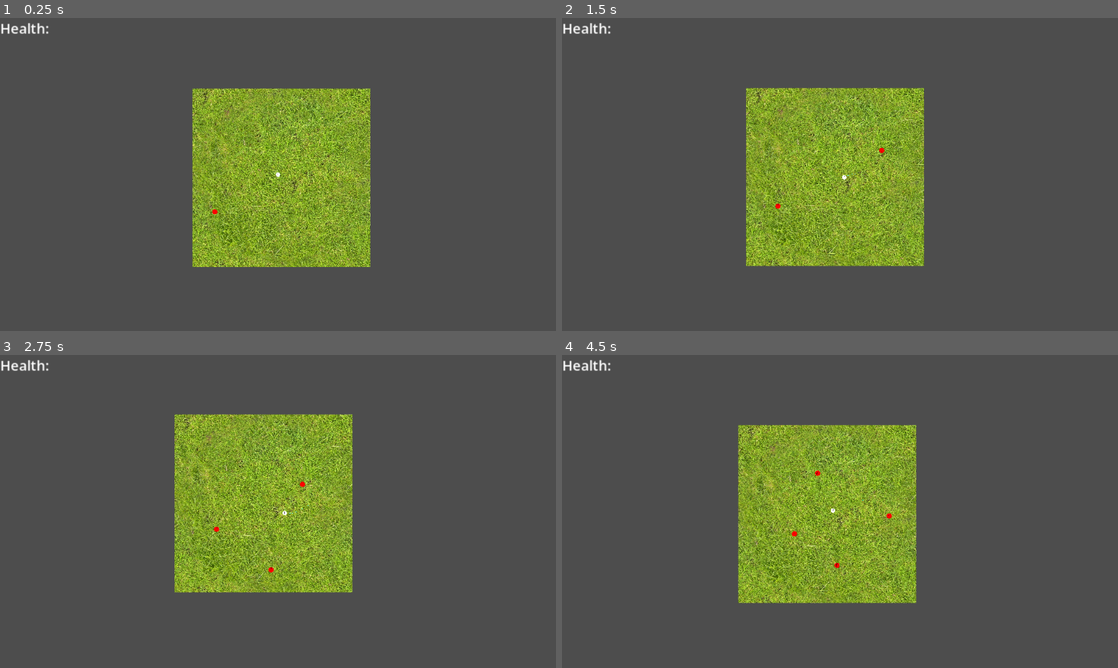
Above: before the commit, frames 1-4 (two rows, left to right).
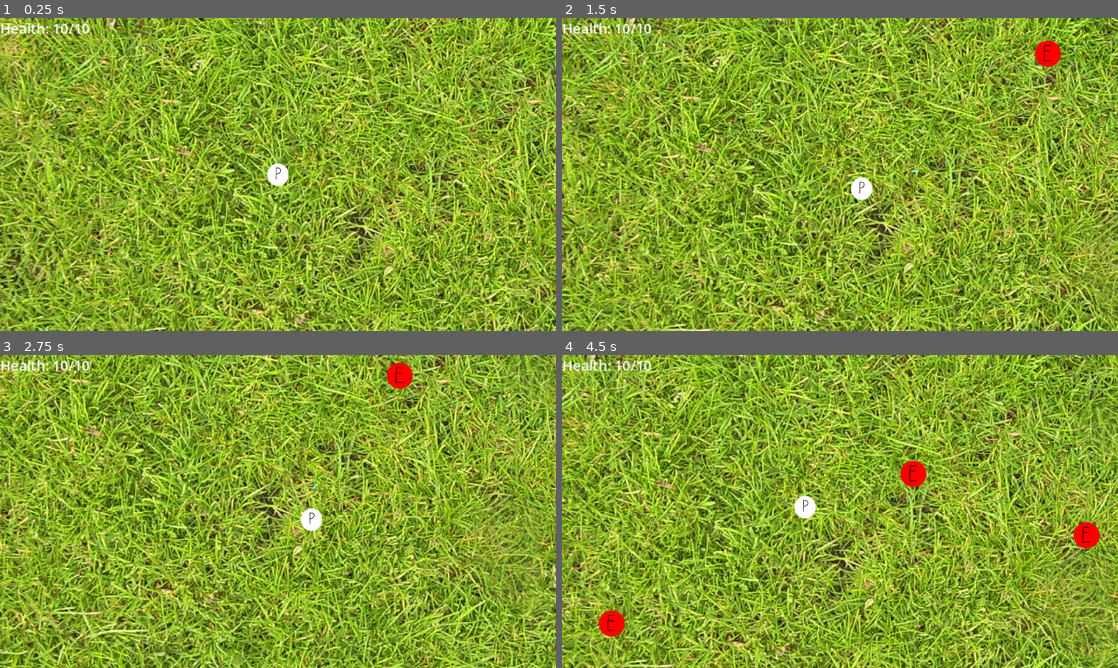
Above: after the commit, the same moments.

Repository: Josephisgr8/simple-survivors
Game: Godot game, scene res://Scenes/game.tscn
Two runs of this game, one before a commit and one after it. Both use one fixed random seed, a clock stepped at 60 frames per second and the inputs below.
Inputs:
- Up to frame 1 (0.25 s): no input
- Up to frame 2 (1.5 s): tap Enter at 0.5 s; hold D (Right) 0.53-1.28 s; hold S (Down) from 1.28 s (still down)
- Up to frame 3 (2.75 s): release S (Down) at 2.03 s; hold D (Right) from 2.03 s (still down)
- Up to frame 4 (4.5 s): release D (Right) at 2.78 s; hold W (Up) 2.78-3.53 s; hold A (Left) from 3.53 s (still down)

The runs differ from the first frame. In frame 1, 95% of the frame differs, in the area x 0-100%, y 0-100%; in frame 2, 95%; in frame 3, 95%; in frame 4, 95%.

Commit message:
Refactored. Introduced a custom Resource file.  Fixed enemy not damaging bug.  Update HUD top accuratley reflect current HP.
Refactored many areas in the code. This includes updating all managers with the player's global position every frame. This was chosen as it is much cleaner than constantly signaling for the player's position, cluttering the node scripts.
Created custom Resource file to share player stats with the manager nodes that need access to it.
Enemies stopped emitting damage signal because they were checking for Area2Ds instead of PhysicsBodies overlapping.
HUD now accurately shows player HP and is updated in real-time, based off the PlayerStats Resource file. This was accomplished by making use of the built in 'set()' methods in the Resource file, which are called automatically every time a variable is updated from outside the file.

Diff:
--- a/Scenes/game.tscn
+++ b/Scenes/game.tscn
@@ -5,6 +5,7 @@
 [ext_resource type="PackedScene" uid="uid://2cd1f5lrg5ur" path="res://Scenes/in_game_ui.tscn" id="2_i6g32"]
 [ext_resource type="PackedScene" uid="uid://6kuajfiixot1" path="res://Scenes/player.tscn" id="2_qxrlw"]
 [ext_resource type="Script" uid="uid://dhsuvly4iy8nt" path="res://Scripts/enemy_manager.gd" id="3_3dryh"]
+[ext_resource type="Resource" uid="uid://cb42kkchh5580" path="res://Scripts/Resources/player_stats_resource.tres" id="4_1l0tm"]
 [ext_resource type="Script" uid="uid://cs5oxhfleo38f" path="res://Scripts/xp_manager.gd" id="5_wowpa"]
 
 [sub_resource type="TileSetAtlasSource" id="TileSetAtlasSource_qxrlw"]
@@ -4122,22 +4123,25 @@
 unique_name_in_owner = true
 position = Vector2(984, 986)
 scale = Vector2(0.5, 0.5)
+playerStats = ExtResource("4_1l0tm")
 
 [node name="Camera2D" type="Camera2D" parent="Player" unique_id=1588687579]
 position = Vector2(0, 0.00012207031)
-zoom = Vector2(0.1, 0.1)
+zoom = Vector2(0.5, 0.5)
 position_smoothing_enabled = true
 position_smoothing_speed = 2.0
 
 [node name="Enemy Manager" type="Node" parent="." unique_id=1212716565]
 unique_name_in_owner = true
 script = ExtResource("3_3dryh")
+targetStats = ExtResource("4_1l0tm")
 
 [node name="EnemySpawnTimer" type="Timer" parent="Enemy Manager" unique_id=1529356088]
 one_shot = true
 
 [node name="XP Manager" type="Node" parent="." unique_id=1234328404]
 script = ExtResource("5_wowpa")
+collectorStats = ExtResource("4_1l0tm")
 
 [node name="XP Orb Combine Wait" type="Timer" parent="XP Manager" unique_id=946376504]
 autostart = true
@@ -4145,5 +4149,6 @@
 [node name="CanvasLayer" type="CanvasLayer" parent="." unique_id=1058480093]
 
 [node name="In_Game_UI" parent="CanvasLayer" unique_id=1934535780 instance=ExtResource("2_i6g32")]
+playerStats = ExtResource("4_1l0tm")
 
 [connection signal="timeout" from="XP Manager/XP Orb Combine Wait" to="XP Manager" method="_on_xp_orb_combine_wait_timeout"]
--- a/Scenes/player.tscn
+++ b/Scenes/player.tscn
@@ -20,7 +20,7 @@
 scale = Vector2(0.5001516, 0.5283069)
 texture = ExtResource("2_6t5aa")
 
-[node name="CollisionShape2D" type="CollisionShape2D" parent="." unique_id=147984277]
+[node name="PlayerCollision" type="CollisionShape2D" parent="." unique_id=147984277]
 position = Vector2(-0.62503004, 0.62501526)
 shape = SubResource("CapsuleShape2D_gn4dx")
 
--- a/Scripts/PlayerStates/player_state_moving_alive.gd
+++ b/Scripts/PlayerStates/player_state_moving_alive.gd
@@ -6,7 +6,7 @@
 	pass # Replace with function body.
 
 func update(delta):
-	player.global_position += direction * player.speed * player.speedMultiplier * delta
+	player.global_position += direction * player.getSpeed() * player.getSpeedMult() * delta
 
 func move(dir):
 	direction = dir
--- /dev/null
+++ b/Scripts/ResourceScripts/player_stats_resource.gd
@@ -0,0 +1,85 @@
+extends Resource
+class_name PlayerStatsResource
+
+#HUD signals
+signal CurrentHPUpdated
+signal MaxHPUpdated
+
+#player stats
+@export var speed := 200.0:
+	set(value):
+		speed = value
+
+@export var speedMultiplier := 1.0:
+	set(value):
+		speedMultiplier = value
+
+@export var maxHP := 10:
+	set(value):
+		maxHP = value
+		MaxHPUpdated.emit()
+
+@export var currHP := maxHP:
+	set(value):
+		currHP = value
+		CurrentHPUpdated.emit()
+		print("curr hp modified")
+
+@export var invincibilityDurationSecs := 1.0:
+	set(value):
+		invincibilityDurationSecs = value
+
+@export var currentXP: int = 0:
+	set(value):
+		currentXP = value
+
+@export var xpToLevel: int = 10:
+	set(value):
+		xpToLevel = value
+
+@export var xpPickupRange := 100.0:
+	set(value):
+		xpPickupRange = value
+
+@export var currPlayerLevel: int = 1:
+	set(value):
+		currPlayerLevel = value
+
+@export var antiSpawnRadius: float = 400:
+	set(value):
+		antiSpawnRadius = value
+
+
+
+#stat multipliers
+@export var damageMult := 1.0:
+	set(value):
+		damageMult = value
+
+@export var rangeMult := 1.0:
+	set(value):
+		rangeMult = value
+
+@export var castSpeedMult := 1.0:
+	set(value):
+		castSpeedMult = value
+
+@export var sizeMult := 1.0:
+	set(value):
+		sizeMult = value
+
+@export var projectileSpeedMult := 1.0:
+	set(value):
+		projectileSpeedMult = value
+
+@export var xpMult := 1.0:
+	set(value):
+		xpMult = value
+
+@export var xpToLevelMult := 1.5:
+	set(value):
+		xpToLevelMult = value
+
+@export var xpPickupRangeMult := 1.0:
+	set(value):
+		xpPickupRangeMult = value
--- /dev/null
+++ b/Scripts/Resources/player_stats_resource.tres
@@ -0,0 +1,8 @@
+[gd_resource type="Resource" script_class="PlayerStatsResource" format=3 uid="uid://cb42kkchh5580"]
+
+[ext_resource type="Script" uid="uid://dk42uyvd0tt8v" path="res://Scripts/ResourceScripts/player_stats_resource.gd" id="1_egbbo"]
+
+[resource]
+script = ExtResource("1_egbbo")
+currHP = null
+metadata/_custom_type_script = "uid://dk42uyvd0tt8v"
--- a/Scripts/StateBaseScripts/PlayerState.gd
+++ b/Scripts/StateBaseScripts/PlayerState.gd
@@ -4,7 +4,7 @@
 #signals
 signal changePlayerState(state: PlayerState)
 
-var player: CharacterBody2D #This is ok for the same reason as in the PlayerStateManager
+var player: Player #This is ok for the same reason as in the PlayerStateManager
 var direction := Vector2(0,0)
 
 # Called when the node enters the scene tree for the first time.
--- a/Scripts/enemy.gd
+++ b/Scripts/enemy.gd
@@ -15,7 +15,7 @@
 var xpValue: float
 
 #vars
-var playerPos: Vector2
+var targetPosition: Vector2
 var pushOffset: Vector2
 
 @onready var collisionShape: CollisionShape2D = $CollisionShape2D
@@ -26,17 +26,17 @@
 func _process(delta: float) -> void:
 	#move
 	var currPos = Vector2(global_position.x, global_position.y)
-	var targetPos: Vector2 = playerPos + (pushOffset * pushForce)
+	var targetPos: Vector2 = targetPosition + (pushOffset * pushForce)
 	global_position = currPos.move_toward(targetPos, enemySpeed * delta)
 
 	#check if overlapping
-	var overlappingAreas = get_overlapping_areas()
+	var overlappingAreas = get_overlapping_bodies()
 	for area in overlappingAreas:
-		if area.name == "Player":
+		if area is Player:
 			HittingPlayer.emit(self, enemyDamage)
 
-func updatePlayerPos(pos): #gets called every frame
-	playerPos = pos
+func updateTargetPosition(pos): #gets called every frame
+	targetPosition = pos
 
 func updatePushOffset(offset: Vector2):
 	pushOffset = offset
--- a/Scripts/enemy_manager.gd
+++ b/Scripts/enemy_manager.gd
@@ -1,8 +1,9 @@
 extends Node
+class_name EnemyManager
+
 const EnemyBlueprint: PackedScene = preload("res://Scenes/enemy.tscn")
 
 #signals
-signal ReadyToUpdateEnemiesWithPlayerPos()
 signal PlayerIsBeingHit()
 signal EnemyDied()
 signal EnemyDifficultyIncreaseTimerSecs(secs)
@@ -36,6 +37,9 @@
 
 @onready var enemySpawnTimer: Timer = $EnemySpawnTimer
 
+@export var targetStats: PlayerStatsResource
+var targetPosition: Vector2
+
 # Called when the node enters the scene tree for the first time.
 func _ready() -> void:
 	if is_instance_valid(GameTimerAutoload):
@@ -46,17 +50,17 @@
 
 
 func _process(delta: float) -> void:
-	ReadyToUpdateEnemiesWithPlayerPos.emit()
 	_checkForAndSpawnEnemy()
+	updateEnemyList()
 
 
 #for telling each enemy the player's position
-func updateEnemyList(pos: Vector2, rad: float) -> void:
+func updateEnemyList() -> void:
 	#update nonspawnlocation so enemied dont spawn near player
 	nonSpawnPositions.clear()
-	nonSpawnPositions[pos] = rad * rad
+	nonSpawnPositions[targetPosition] = targetStats.antiSpawnRadius * targetStats.antiSpawnRadius
 	for enemy in enemyList:
-		enemy.updatePlayerPos(pos)
+		enemy.updateTargetPosition(targetPosition)
 		#also get and set push vector
 		var pushOffset: Vector2 = Vector2(0,0)
 		var scaledRadius: float = enemy.collisionShape.shape.radius * enemySizeScale
@@ -80,19 +84,19 @@
 	xpValueMult += (xpValueMult * enemyDifficultyIncreaseScale)
 
 
-func findEnemyNearestPlayer(position, rng):
+func findEnemyNearestTarget(rng):
 	#loop through enemies and find shortest distance that is also in given range
 	var closestEnemy = null
 	#for each enemy alive
 	for i in range(0, enemyList.size()):
-		var currEnemyDist = enemyList.get(i).global_position.distance_to(position)
+		var currEnemyDist = enemyList.get(i).global_position.distance_to(targetPosition)
 		#if they are within range
 		if  currEnemyDist <= rng:
 			#set first enemy within range
 			if closestEnemy == null:
 				closestEnemy= enemyList.get(i)
 			#else, check if they are closer, and if so assign them as closest
-			elif currEnemyDist < closestEnemy.global_position.distance_to(position):
+			elif currEnemyDist < closestEnemy.global_position.distance_to(targetPosition):
 				closestEnemy = enemyList.get(i)
 	if (closestEnemy != null):
 		return closestEnemy.global_position
@@ -117,6 +121,7 @@
 func _getValidSpawnPosition(attempts: int):
 	for i in range(attempts):
 			#pick a random spawnAnchor
+			if nonSpawnPositions.is_empty(): return null
 			var spawnAnchorPosition: Vector2 = nonSpawnPositions.keys()[randi_range(0, nonSpawnPositions.size()-1)]
 			#pick random angle/dist from spawnAnchor and set as position
 			var angleFromSpawnAnchor: float = randf() * 2 * PI
@@ -145,7 +150,10 @@
 		enemySpawnTimer.start(enemyRespawnTimeSecs)
 
 		#set signal up for new enemy if it has this signal (extra if statement is for potential crashes in the future)
-		if newEnemy.has_signal("_enemyHittingPLayer"):
+		if newEnemy.has_signal("HittingPlayer"):
 			newEnemy.HittingPlayer.connect(_enemyHittingPLayer)
 		if newEnemy.has_signal("EnemyDied"):
 			newEnemy.EnemyDied.connect(_onEnemyDied)
+
+func updateTargetPosition(pos: Vector2):
+	targetPosition = pos
--- a/Scripts/game.gd
+++ b/Scripts/game.gd
@@ -5,7 +5,7 @@
 
 
 @onready var player: Player = %Player
-@onready var enemyManager: Node = %"Enemy Manager"
+@onready var enemyManager: EnemyManager = %"Enemy Manager"
 @onready var xpmanager: XP_Manager = $"XP Manager"
 @onready var background: TileMapLayer = $Background
 
@@ -13,7 +13,6 @@
 func _ready() -> void:
 	player.ReadyForTarget.connect(_onReadyForTarget)
 
-	enemyManager.ReadyToUpdateEnemiesWithPlayerPos.connect(_onReadyToUpdateEnemiesWithPlayerPos)
 	enemyManager.PlayerIsBeingHit.connect(_onPlayerIsBeingHit)
 	enemyManager.EnemyDied.connect(_onEnemyDied)
 
@@ -22,23 +21,24 @@
 
 # Called every frame. 'delta' is the elapsed time since the previous frame.
 func _process(delta: float) -> void:
-	xpmanager.updatePlayerInfo(player.global_position, player.xpPickupRange * player.xpPickupRangeMult)
+	_updateManagers(player.global_position)
 	pass
 
 
 func _onReadyForTarget(rng):
 	#find loc of enemy nearest the player
-	var closestEnemy = enemyManager.findEnemyNearestPlayer(player.global_position, rng)
+	var closestEnemy = enemyManager.findEnemyNearestTarget(rng)
 	if closestEnemy == null:
-		player.fireMissile(player.global_position.x, player.global_position.y)
+		player.fireMissile(player.global_position)
 	else:
-		player.fireMissile(closestEnemy.x, closestEnemy.y)
-
-func _onReadyToUpdateEnemiesWithPlayerPos():
-	enemyManager.updateEnemyList(player.global_position, player.antiSpawnRadius)
+		player.fireMissile(closestEnemy)
 
 func _onPlayerIsBeingHit(src, dmg):
 	player.wasHit(src, dmg)
 
 func _onEnemyDied(pos, xpval):
 	xpmanager.spawnXP(pos, xpval)
+
+func _updateManagers(pos: Vector2):
+	xpmanager.updateCollectorPosition(pos)
+	enemyManager.updateTargetPosition(pos)
--- a/Scripts/in_game_ui.gd
+++ b/Scripts/in_game_ui.gd
@@ -1,11 +1,20 @@
 extends Control
 
+@export var playerStats: PlayerStatsResource
+
+@onready var in_game_ui: Control = $"."
+@onready var health_label: Label = $HealthLabel
 
 # Called when the node enters the scene tree for the first time.
 func _ready() -> void:
+	playerStats.CurrentHPUpdated.connect(_updateHUD)
+	_updateHUD()
 	pass # Replace with function body.
 
 
 # Called every frame. 'delta' is the elapsed time since the previous frame.
 func _process(delta: float) -> void:
 	pass
+
+func _updateHUD() -> void:
+	health_label.text = str("Health: ", playerStats.currHP, "/", playerStats.maxHP)
--- a/Scripts/missile_manager.gd
+++ b/Scripts/missile_manager.gd
@@ -9,8 +9,8 @@
 
 #missile base stats
 var projectileSpeed := 350.0
-var castSpeed := 0.2
-var projectileDamage := 5
+var castSpeed := 1.5
+var projectileDamage := 2
 var castRange := 450.0
 var penetrationValue := 1
 
@@ -44,12 +44,12 @@
 	pass
 
 
-func createMissile(xFromLoc, yFromLoc, xToLoc, yToLoc) -> void:
+func createMissile(fromPos: Vector2, toPos: Vector2) -> void:
 	var newMissile = MissileBlueprint.instantiate()
 
 	#set var values and add missile to list
-	newMissile.global_position = Vector2(xFromLoc, yFromLoc)
-	newMissile.look_at(Vector2(xToLoc,yToLoc))
+	newMissile.global_position = fromPos
+	newMissile.look_at(toPos)
 	newMissile.global_scale = newMissile.global_scale * sizeMult
 	newMissile.penetrationValue = penetrationValue * penetrationValueMult
 	missileList.append(newMissile)
--- a/Scripts/player.gd
+++ b/Scripts/player.gd
@@ -5,32 +5,12 @@
 signal ReadyForTarget(range)
 
 
-#character stats
-var speed := 200.0
-var speedMultiplier := 1.0
-var maxHP := 10
-var currHP := maxHP
-var invincibilityDurationSecs := 1.0
-var currentXP: int = 0
-var xpToLevel: int = 10
-var xpPickupRange := 100.0
-var currPlayerLevel: int = 1
-var antiSpawnRadius: float = 400
-
-#attack stat multipliers
-var damageMult := 1.0
-var rangeMult := 1.0
-var castSpeedMult := 1.0
-var sizeMult := 1.0
-var projectileSpeedMult := 1.0
-var xpMult := 1.0
-var xpToLevelMult := 1.5
-var xpPickupRangeMult := 1.0
+#character stats import
+@export var playerStats: PlayerStatsResource
 
 
 #player flags
 var isInvincible := false
-
 
 
 @onready var invTimer: Timer = $invincibilityTimer
@@ -50,13 +30,11 @@
 	player_state_manager.move(movementDirection)
 
 
-func was_hit(hitBy: Node, dmg: int) -> void:
+func wasHit(hitBy: Node, dmg: int) -> void:
 	if (!isInvincible):
-		currHP -= dmg
-		print("player was hit, ", currHP, " HP remaining")
+		playerStats.currHP -= dmg
 		isInvincible = true
-		invTimer.start(invincibilityDurationSecs)
-
+		invTimer.start(playerStats.invincibilityDurationSecs)
 
 
 func _on_invincibility_timer_timeout() -> void:
@@ -64,23 +42,41 @@
 
 #missile methods
 func _updateMissileManager() -> void:
-	missile_manager.updateVariables(projectileSpeedMult, castSpeedMult, damageMult, rangeMult, sizeMult)
+	missile_manager.updateVariables(playerStats.projectileSpeedMult, playerStats.castSpeedMult, playerStats.damageMult, playerStats.rangeMult, playerStats.sizeMult)
 
 func _onMissileReadyToFire(rng):
 	#scan the area in range, select an enemy, and fire at them
 	ReadyForTarget.emit(rng)
 
 func _checkForAndLevelUp() -> void:
-	if currentXP >= xpToLevel:
+	if playerStats.currentXP >= playerStats.xpToLevel:
 		print("Leveled up!")
-		currentXP = currentXP - xpToLevel
-		xpToLevel = xpToLevel * xpToLevelMult
+		playerStats.currentXP = playerStats.currentXP - playerStats.xpToLevel
+		playerStats.xpToLevel = playerStats.xpToLevel * playerStats.xpToLevelMult
 		_checkForAndLevelUp() #This is so that multiple levels can be gained at once, if the xp is collected.
 
 func gainXp(val: int):
-	currentXP += val * xpMult
+	playerStats.currentXP += val * playerStats.xpMult
 	_checkForAndLevelUp()
-	print("total xp: ", currentXP, " / ", xpToLevel)
+	print("total xp: ", playerStats.currentXP, " / ", playerStats.xpToLevel)
 
-func fireMissile(xLoc, yLoc):
-	missile_manager.createMissile(global_position.x, global_position.y, xLoc, yLoc)
+func fireMissile(pos: Vector2):
+	missile_manager.createMissile(global_position, pos)
+
+
+#GETTERS AND SETTERS AS NEEDED
+
+func getXpPickupRange() -> float:
+	return playerStats.xpPickupRange
+
+func getXpPickupRangeMult() -> float:
+	return playerStats.xpPickupRangeMult
+
+func getAntiSpawnRadius() -> float:
+	return playerStats.antiSpawnRadius
+
+func getSpeed() -> float:
+	return playerStats.speed
+
+func getSpeedMult() -> float:
+	return playerStats.speedMultiplier
--- a/Scripts/xp_manager.gd
+++ b/Scripts/xp_manager.gd
@@ -12,8 +12,7 @@
 var xpOrbsToDelete: Array[Sprite2D]
 
 
-var playerPosition: Vector2 # It ends up being better for this node to hold this data, since orbs need it for the magnetized effect
-var playerPickupRange: float
+var collectorPosition: Vector2 # It ends up being better for this node to hold this data, since orbs need it for the magnetized effect
 
 #var xpOrbCombinationValue := 5
 var xpOrbBaseScale := 2.0
@@ -23,6 +22,7 @@
 
 @onready var xp_orb_combine_wait: Timer = $"XP Orb Combine Wait"
 
+@export var collectorStats: PlayerStatsResource
 
 # Called when the node enters the scene tree for the first time.
 func _ready() -> void:
@@ -33,7 +33,7 @@
 # Called every frame. 'delta' is the elapsed time since the previous frame.
 func _process(delta: float) -> void:
 	_removeXpOrbs()
-	getXpOrbsInRange(playerPosition, playerPickupRange)
+	getXpOrbsInRange(collectorPosition, collectorStats.xpPickupRange * collectorStats.xpPickupRangeMult)
 	pass
 
 func spawnXP(pos, val):
@@ -141,6 +141,5 @@
 	XP_Absorbed.emit(orb.xpValue)
 
 
-func updatePlayerInfo(pos: Vector2, rng: float):
-	playerPosition = pos
-	playerPickupRange = rng
+func updateCollectorPosition(pos: Vector2):
+	collectorPosition = pos
Not shown, added: Scripts/ResourceScripts/player_stats_resource.gd.uid
Not shown, added: Scenes/game.tscn8381204354.tmp
